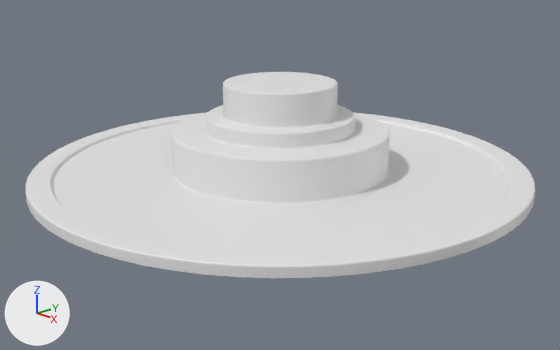
Before and after pictures for a commit that changed the Blender file data/Assets/Meshes/Parts/Fountain.blend.
Rendered twice from a 50 mm camera at (22.21, -20.93, 9.55) aimed at (0.41, -0.41, -0.09). Arrows for +X, +Y and +Z are at lower left; the lights stay in place.
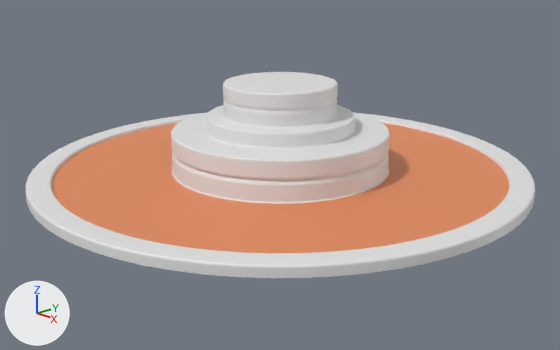
Changed parts and their boxes (x1, y1, x2, y2) in the pictures (560 x 350 px):
'Cylinder', reshaped, modifiers changed
    both: (25, 72, 535, 278)
part 1 of me_cylinder, added
    after: (171, 83, 390, 204)
part 2 of me_cylinder, recoloured (white to orange)
    both: (52, 123, 508, 253)

The change, as a list of edits to the scene's bpy script:
```text
Add mat_m_bricks:
    mat_m_bricks = principled_material('m_bricks')
    mat_m_bricks.base_color = (0.8, 0.265, 0.109)  # orange #e78d5d
Add mat_m_concrete:
    mat_m_concrete = principled_material('m_concrete')
    mat_m_concrete.base_color = (0.8, 0.8, 0.8)  # white #e7e7e7
Change me_cylinder:
    used by ob_cylinder; location = (0.0, 0.0, 0.0)
    remove me_cylinder.from_pydata(...)  # 640 vertices, 577 faces; spans x -10.0..10.0, y -10.0..10.0, z -0.2..3.6
    add me_cylinder.from_pydata(...)  # 1024 vertices, 961 faces; spans x -10.0..10.0, y -10.0..10.0, z -0.2..3.6
    me_cylinder part 1: 384 vertices added at x -4.4..4.4, y -4.4..4.4, z 0.8..3.0
    me_cylinder part 2: 64 faces spanning x -9.1..9.1, y -9.1..9.1, z 0.1 switch from no material to mat_m_bricks (orange #e78d5d)
    add me_cylinder.materials.append(mat_m_concrete)  # white #e7e7e7
Change ob_cylinder:
    where _m = ob_cylinder.modifiers.new('Bevel', 'BEVEL')
    add _m.limit_method = 'WEIGHT'
```
